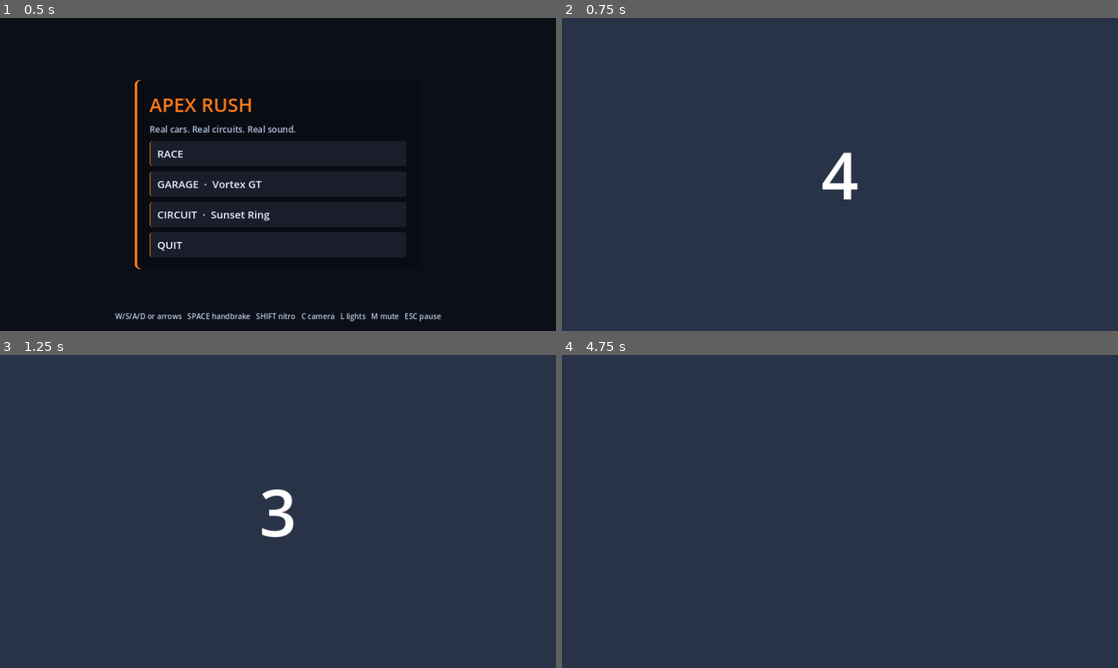
Above: before the commit, frames 1-4 (two rows, left to right).
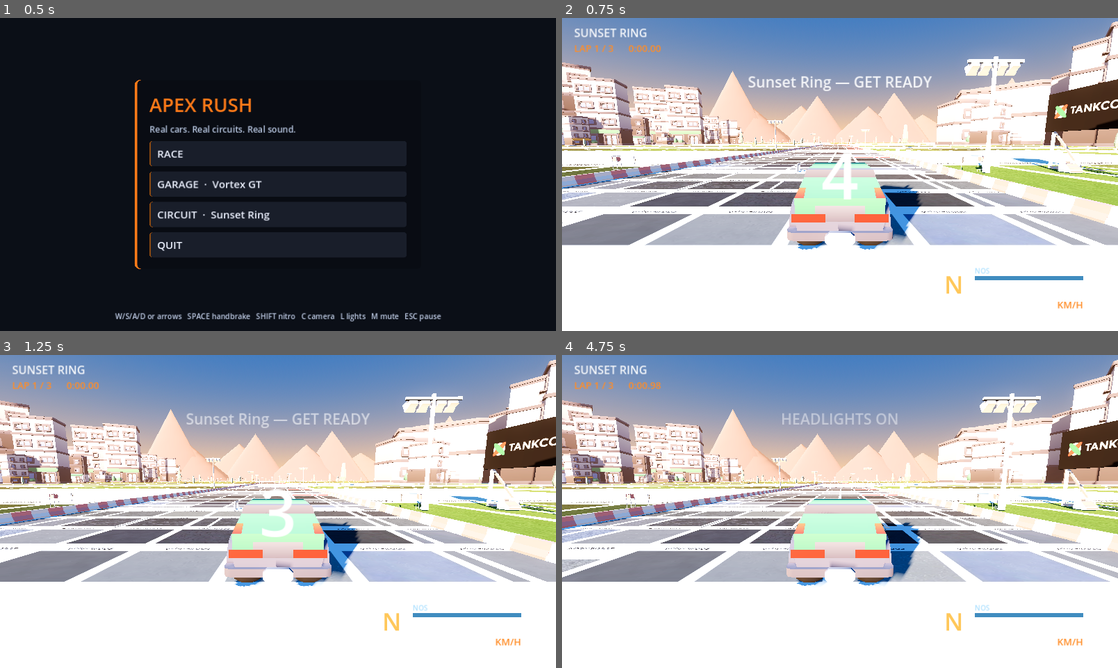
Above: after the commit, the same moments.

Repository: abdlahcn4/Apex-rush
Game: Godot game, scene res://scenes/main.tscn
Same seed, same stepped clock (60 frames per second), same inputs: the game is played once before the commit and once after it.
Inputs (mouse positions are in pixels of both pictures, inside the frame that each line leads up to):
- Up to frame 1 (0.5 s): no input
- Up to frame 2 (0.75 s): click "RACE" at 0.5 s
- Up to frame 3 (1.25 s): no input
- Up to frame 4 (4.75 s): tap Enter at 1.25, 4.25 s; move the mouse to (962, 495) at 1.27 s; hold D 1.28-2 s; hold Shift 1.28-2 s; click (962, 495) at 1.42 s; tap Space at 1.52, 2.75, 4.52 s; drag from (728, 527) to (812, 574) at 2.02 s; move the mouse to (895, 442) at 2.77 s; hold D 2.78-3.5 s; tap R at 2.85 s; drag from (812, 574) to (673, 464) at 3.52 s; move the mouse to (1006, 558) at 4.27 s; hold A from 4.28 s (still down); tap L at 4.35 s

Frame 1 is identical in both runs. In frame 2, 100% of the frame differs, in the area x 0-100%, y 0-100%; in frame 3, 100%; in frame 4, 100%.
Error before the commit: Parse Error: Cannot infer the type of "yaw" variable because the value doesn't have a set type. (res://scripts/track.gd:445)

Commit message:
Fix strict-inference parse error that silently broke the whole build
track.gd used 'var yaw := floor(...)' — floor() returns Variant in Godot 4, so the
static analyser refused the file, which took game.gd down with it. The exported APK was
therefore a black screen even though every CI step reported success.

- use floorf() for the inferred value
- audio_director: rename a local named 'load' that shadowed the builtin
- workflow: after publishing logs, fail the job if run.log contains any GDScript error,
  so a broken build can never again be presented as a good APK

Co-authored-by: arena-agent <297053741+arena-agent@users.noreply.github.com>

Diff:
--- a/godot/scripts/audio_director.gd
+++ b/godot/scripts/audio_director.gd
@@ -91,14 +91,14 @@
 		engine.volume_db = lerpf(engine.volume_db, target_db, blend)
 
 	if skid != null:
-		var load := clampf(v.drift, 0.0, 1.0)
+		var slip := clampf(v.drift, 0.0, 1.0)
 		if v.hand and absf(v.vF) > 6.0:
-			load = maxf(load, 0.75)
+			slip = maxf(slip, 0.75)
 		var target_db := SKID_SILENT
-		if load > 0.18:
-			target_db = lerpf(-26.0, -10.0, load)
+		if slip > 0.18:
+			target_db = lerpf(-26.0, -10.0, slip)
 		skid.volume_db = lerpf(skid.volume_db, target_db, minf(1.0, dt * 8.0))
-		skid.pitch_scale = lerpf(1.15, 1.75, load)
+		skid.pitch_scale = lerpf(1.15, 1.75, slip)
 
 	if v.gear != _last_gear:
 		if _last_gear != "" and v.gear != "N" and v.gear != "R" and shift != null:
--- a/godot/scripts/track.gd
+++ b/godot/scripts/track.gd
@@ -442,7 +442,7 @@
 				var z := centre.y + (rng.randf() - 0.5) * 340.0
 				if dist_to_road(x, z) < 52.0:
 					continue
-				var yaw := floor(rng.randf() * 4.0) * 0.4
+				var yaw := floorf(rng.randf() * 4.0) * 0.4
 				spots.append({
 					"xform": Transform3D(Basis(Vector3.UP, yaw), Vector3(x, 0.0, z)),
 					"scale": scale * (0.75 + rng.randf() * 0.7),
